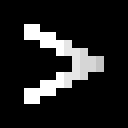
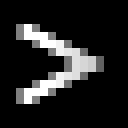
Two versions of the same layered image (128x128). Layer-by-layer changes:
added layer "Clipboard copy" above "Clipboard" over (x1=16, y1=24, x2=104, y2=104)
hid "Clipboard" over (x1=32, y1=24, x2=104, y2=104)
